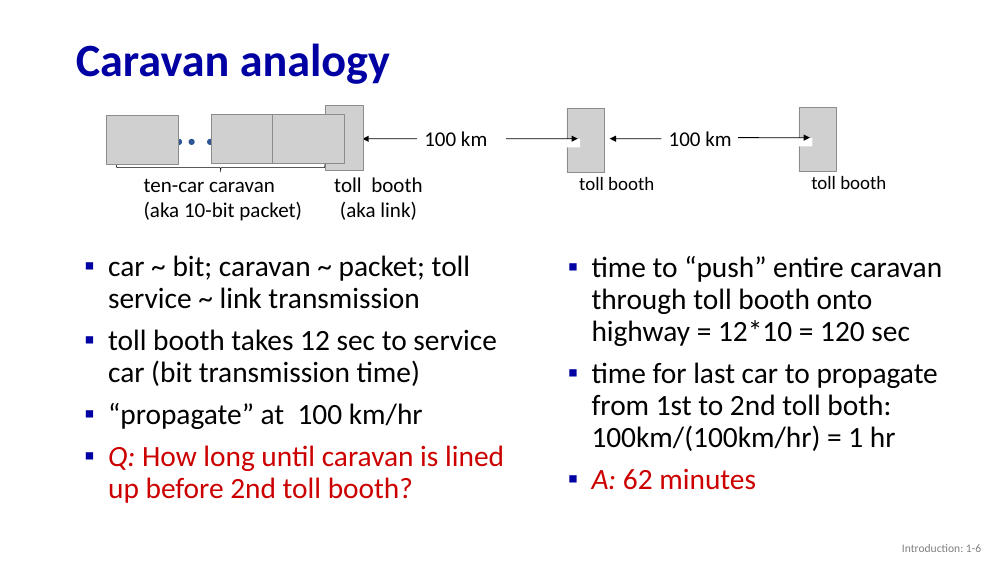
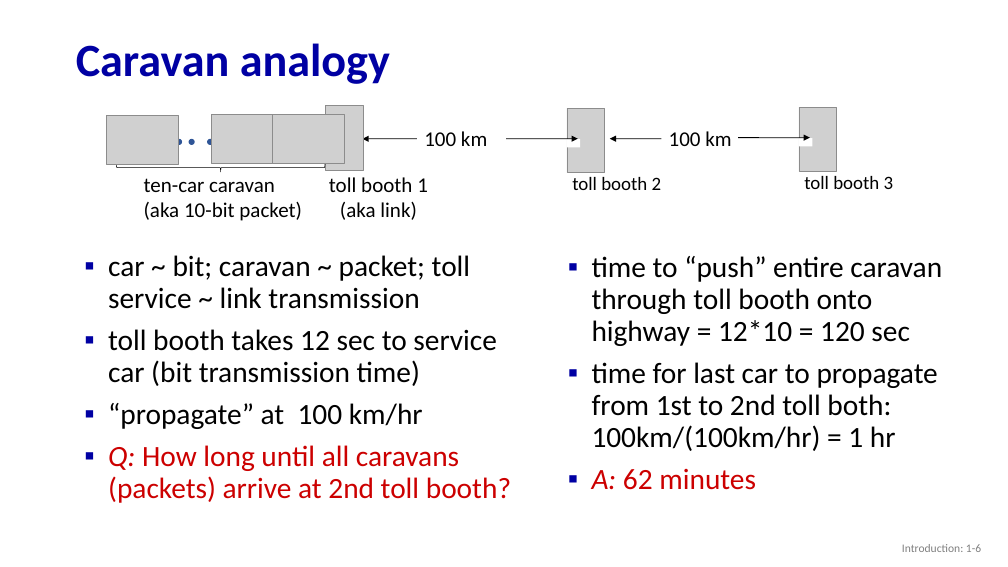
Before and after one commit to guhofstra/CSC175, a slide deck: slide 6 of PPTs/1.4 1.5 1.6 Performance Security Layers.pptx. Drawn at 1008x567 pixels with LibreOffice and Linux fonts; fonts in the diff are those of the drawing; grey boxes stand for pictures. Boxes give left, top, right and bottom in pixels: in the first picture for what was removed or moved away, otherwise in the second. Text is boxed around its words. In the diff, an @@ line names an element or a change of style, - is before the commit and + after.

```diff
--- a/PPTs/1.4 1.5 1.6 Performance Security Layers.pptx
+++ b/PPTs/1.4 1.5 1.6 Performance Security Layers.pptx
@@ text at box(329, 177, 428, 192): text changed @@
-toll booth
+toll booth 1
@@ text at box(572, 177, 662, 190): text changed @@
-toll booth
+toll booth 2
@@ text at box(804, 176, 894, 189): text changed @@
-toll booth
+toll booth 3
@@ text at box(108, 445, 511, 503): text changed @@
-▪ Q: How long until caravan is lined up before 2nd toll booth?
+▪ Q: How long until all caravans (packets) arrive at 2nd toll booth?
```
Also in this commit, not shown: 3 other slides changed, 1 slide added, 4 other files.
